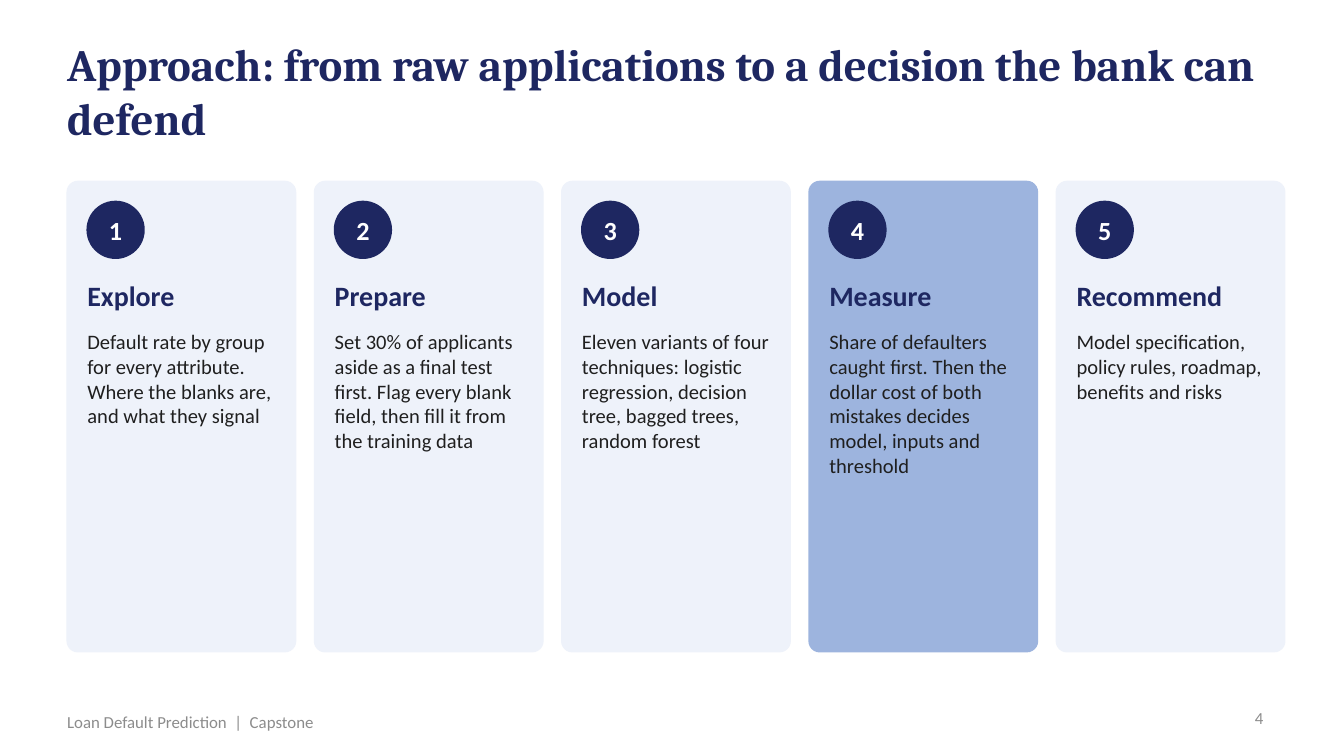
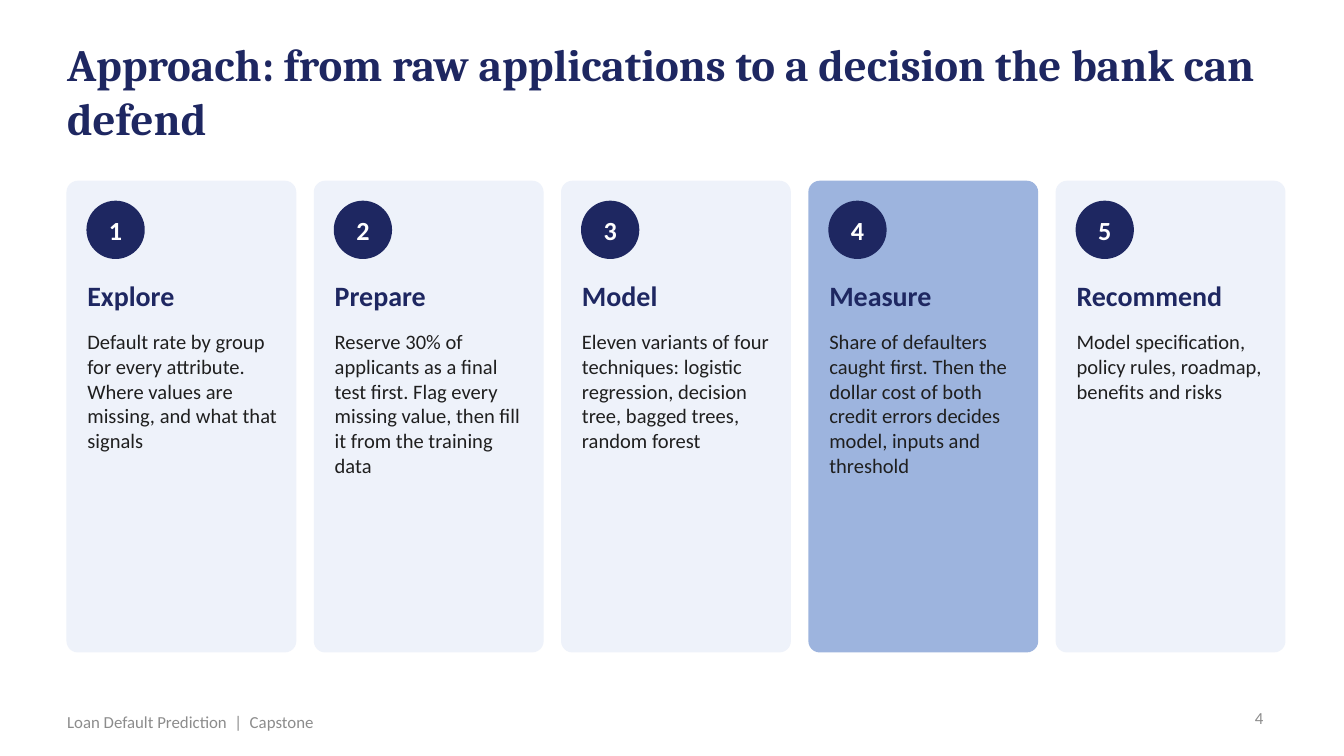
Before and after one commit to shubham1891/Personal-code, a slide deck: slide 4 of presentation/Loan_Default_Prediction_Presentation.pptx. Drawn at 1344x756 pixels with LibreOffice and Linux fonts; fonts in the diff are those of the drawing. Boxes give left, top, right and bottom in pixels: in the first picture for what was removed or moved away, otherwise in the second. Text is boxed around its words. In the diff, an @@ line names an element or a change of style, - is before the commit and + after.

```diff
--- a/presentation/Loan_Default_Prediction_Presentation.pptx
+++ b/presentation/Loan_Default_Prediction_Presentation.pptx
@@ text at [87,334,277,452]: text changed @@
-Default rate by group for every attribute. Where the blanks are, and what they signal
+Default rate by group for every attribute. Where values are missing, and what that signals
@@ text at [335,335,519,473]: text changed @@
-Set 30% of applicants aside as a final test first. Flag every blank field, then fill it from the training data
+Reserve 30% of applicants as a final test first. Flag every missing value, then fill it from the training data
@@ text at [829,334,1007,473]: text changed @@
-Share of defaulters caught first. Then the dollar cost of both mistakes decides model, inputs and threshold
+Share of defaulters caught first. Then the dollar cost of both credit errors decides model, inputs and threshold
```
Also in this commit, not shown: 9 other slides changed, 7 other files.
